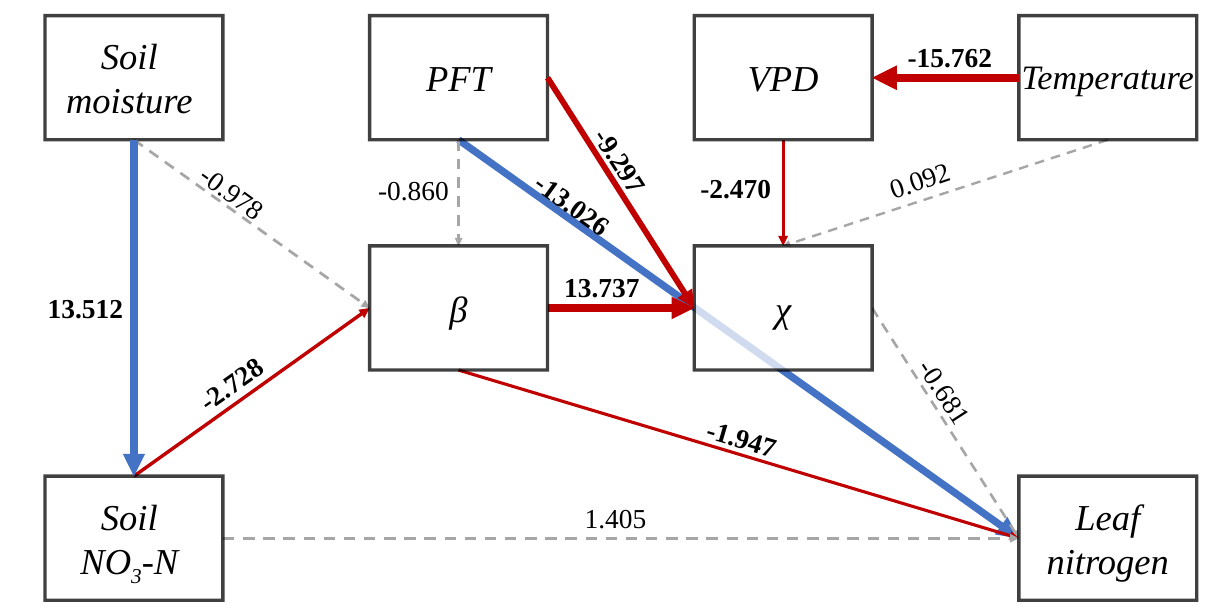
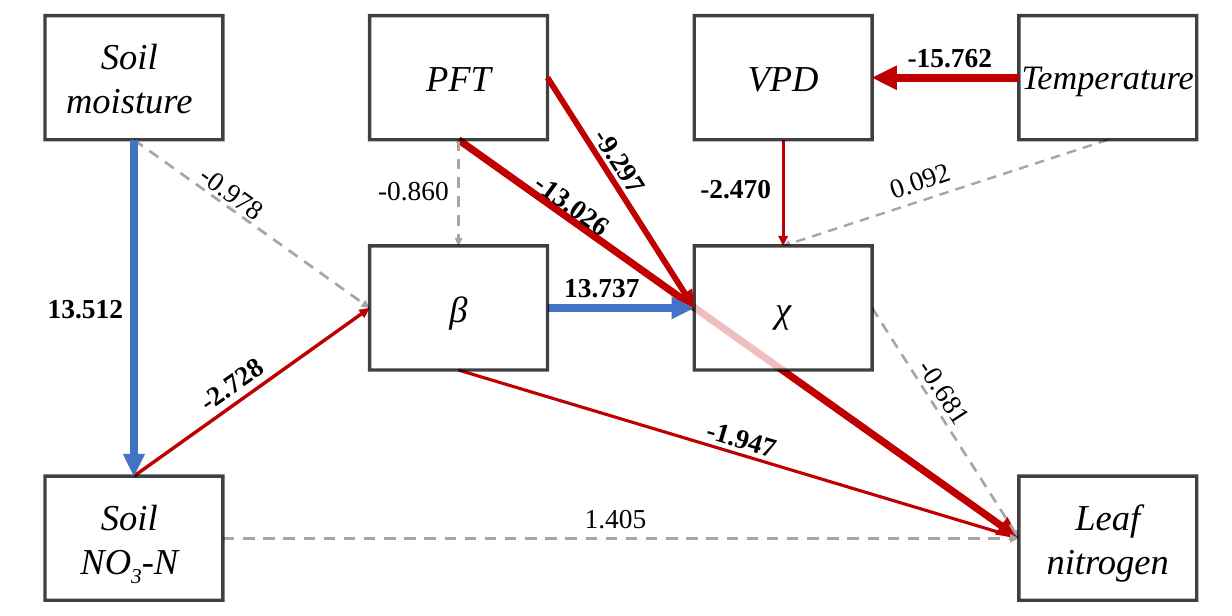
Before and after one commit to eaperkowski/TX_ecolab_leafNitrogen, a slide deck: slide 3 of working_drafts/figs/TXeco_SEM_ppt_fig.pptx. Drawn at 1232x616 pixels with LibreOffice and Linux fonts; fonts in the diff are those of the drawing. Boxes give left, top, right and bottom in pixels: in the first picture for what was removed or moved away, otherwise in the second. Text is boxed around its words. In the diff, an @@ line names an element or a change of style, - is before the commit and + after.

```diff
--- a/working_drafts/figs/TXeco_SEM_ppt_fig.pptx
+++ b/working_drafts/figs/TXeco_SEM_ppt_fig.pptx
@@ arrow (458, 140) - (1018, 538): stroke #4472C4 6.34 pt to #C00000 6.34 pt @@
@@ arrow (548, 308) - (694, 308): stroke #C00000 6.57 pt to #4472C4 6.57 pt @@
```
Also in this commit, not shown: 6 other files.
